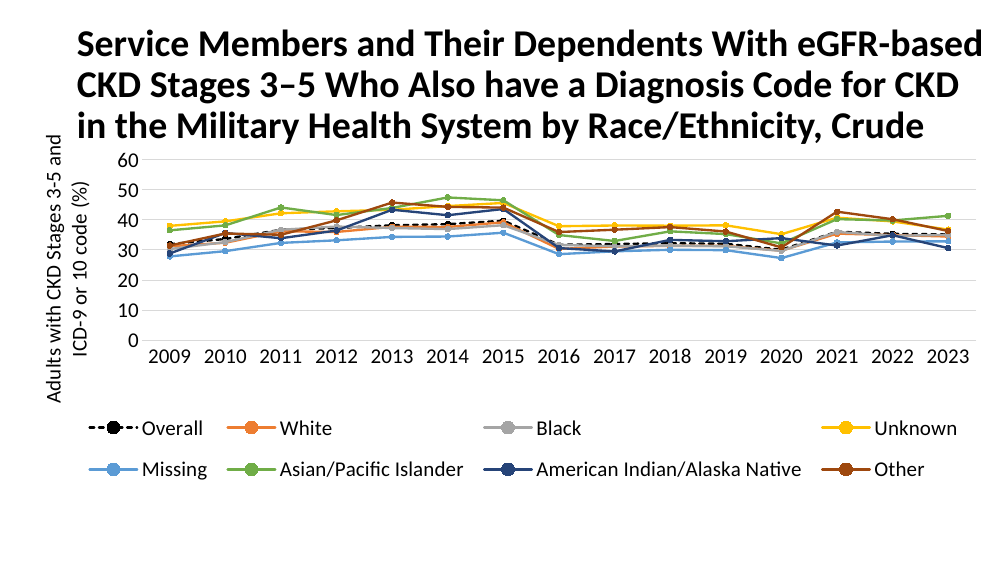
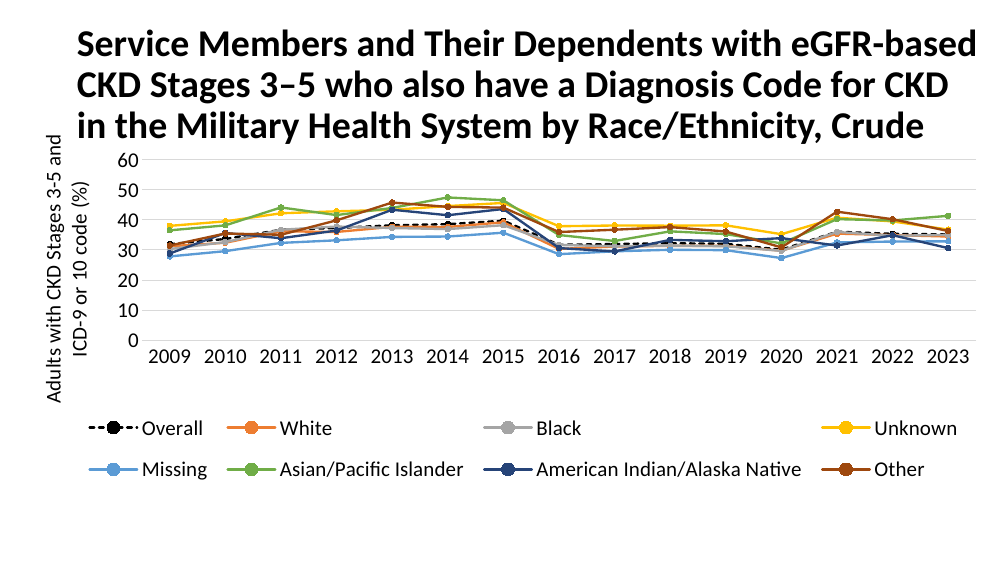
Before and after one commit to CDCgov/nccdphp-ddt-kdss, a slide deck: slide 7 of CKDSurveillance/PPT/Q759.pptx. Drawn at 1008x567 pixels with LibreOffice and Linux fonts; fonts in the diff are those of the drawing; background and template pictures are left out. Boxes give left, top, right and bottom in pixels: in the first picture for what was removed or moved away, otherwise in the second. Text is boxed around its words. In the diff, an @@ line names an element or a change of style, - is before the commit and + after.

```diff
--- a/CKDSurveillance/PPT/Q759.pptx
+++ b/CKDSurveillance/PPT/Q759.pptx
@@ title at [77,29,977,144]: text changed @@
-Service Members and Their Dependents With eGFR-based CKD Stages 3–5 Who Also have a Diagnosis Code for CKD in the Military Health System by Race/Ethnicity, Crude
+Service Members and Their Dependents with eGFR-based CKD Stages 3–5 who also have a Diagnosis Code for CKD in the Military Health System by Race/Ethnicity, Crude
```
Also in this commit, not shown: 9 other slides changed.
